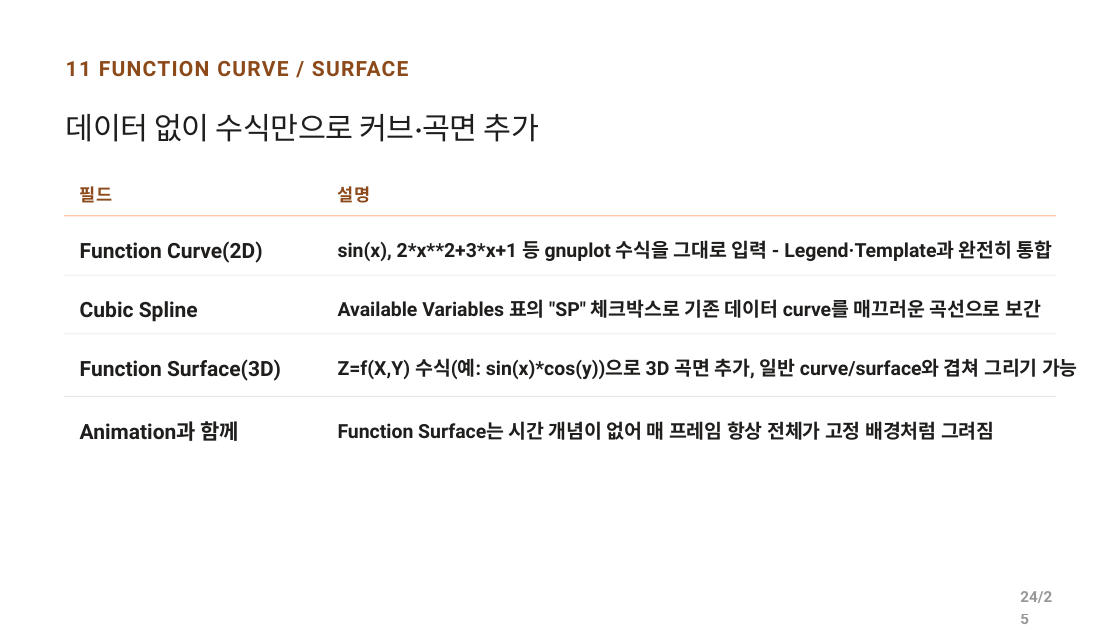
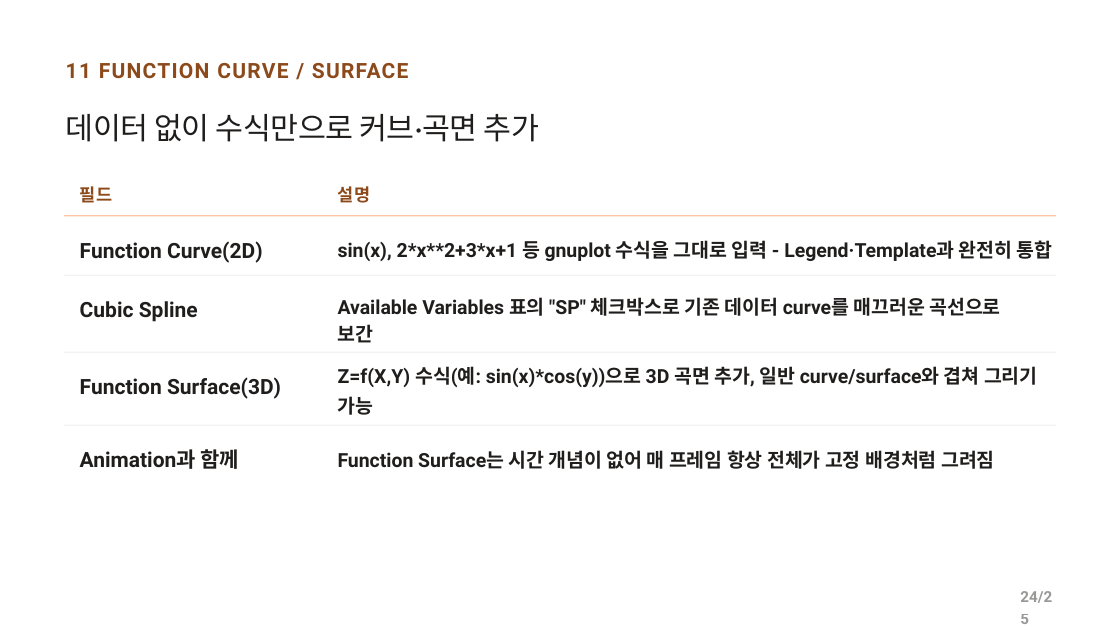
Before and after one commit to CWKIM113/CathPlot_Pub, a slide deck: slide 24 of CathPlot_발표.pptx. Drawn at 1120x630 pixels with LibreOffice and Linux fonts; fonts in the diff are those of the drawing. Boxes give left, top, right and bottom in pixels: in the first picture for what was removed or moved away, otherwise in the second. Text is boxed around its words. In the diff, an @@ line names an element or a change of style, - is before the commit and + after.

```diff
--- a/CathPlot_발표.pptx
+++ b/CathPlot_발표.pptx
@@ text "11 FUNCTION CURVE / SURFACE" at [66, 63, 409, 79]: line spacing 0.84 to 0.94 @@
@@ text "Available Variables 표의 "SP" 체크박스로 ..." at [338, 297, 1000, 343]: line spacing 1.3 to 1.2 @@
@@ rectangle: place and size @@
-rectangle at [322, 334, 1056, 334]
+rectangle at [322, 352, 1056, 352]
@@ text "Function Surface(3D)": place and size @@
-text "Function Surface(3D)" at [80, 359, 281, 381]
+text "Function Surface(3D)" at [80, 377, 281, 399]
@@ text "Z=f(X,Y) 수식(예: sin(x)*cos(y))으로 3D 곡면 ..." rewrapped from [338, 358, 1078, 379] to [338, 366, 1038, 415] @@
@@ 2 rectangles, 1 text: place and size @@
-2 rectangles, 1 text at [64, 396, 1056, 441]
+2 rectangles, 1 text at [64, 425, 1056, 469]
@@ text "Function Surface는 시간 개념이 없어 ...": place and size @@
-text "Function Surface는 시간 개념이 없어 ..." at [338, 421, 995, 440]
+text "Function Surface는 시간 개념이 없어 ..." at [338, 450, 995, 469]
```
Also in this commit, not shown: 22 other slides changed, 1 other file.
